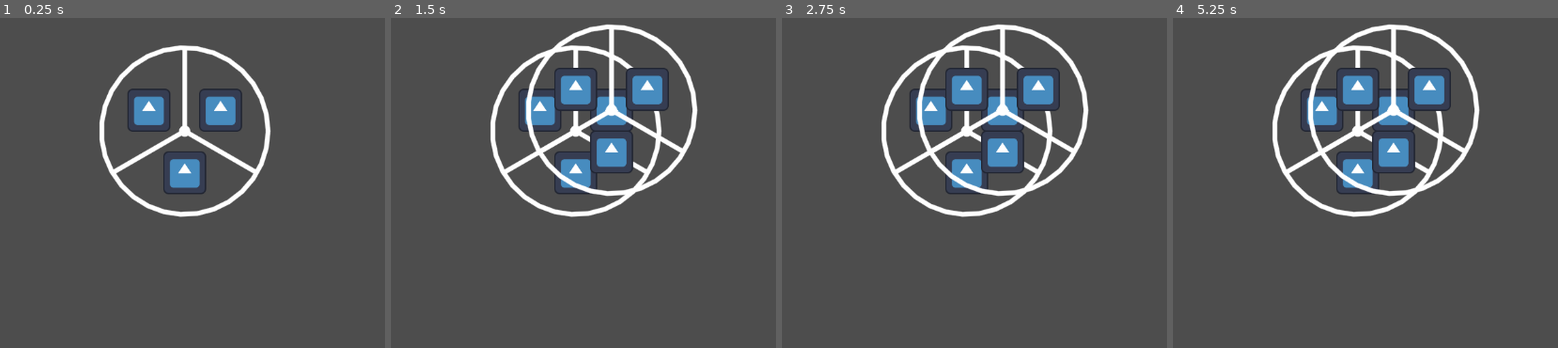
Above: before the commit, frames 1-4 (left to right).
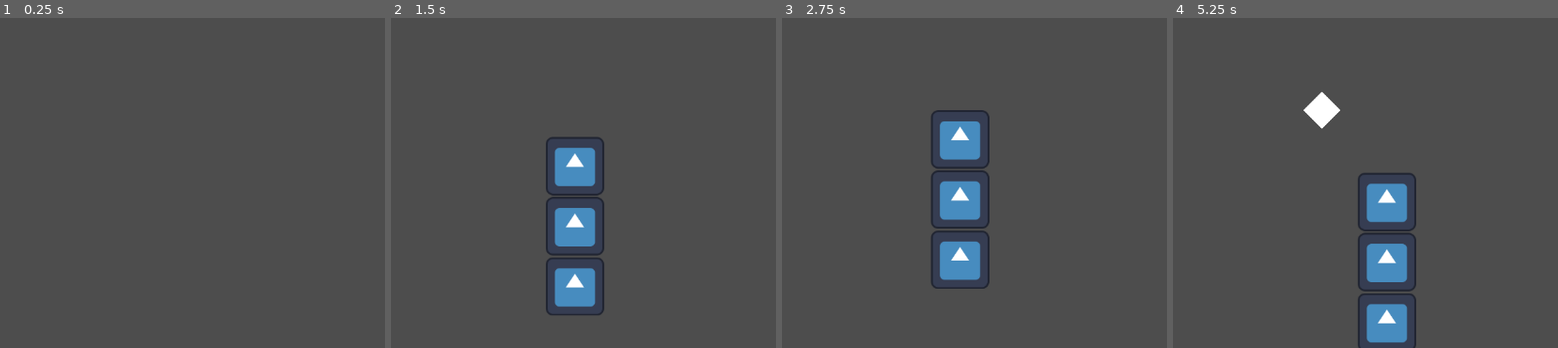
Above: after the commit, the same moments.

Repository: MiguelFMD/onlyaboutyellow
Game: Godot game, scene res://scenes/main.tscn
The game is run twice, just before and just after one commit, with the same random seed, the same clock (stepped at 60 frames per second) and the same inputs. The engine's default icon, where the game draws it, is replaced by a stand-in: a white triangle on a blue panel in a dark square.
Inputs (mouse positions are in pixels of both pictures, inside the frame that each line leads up to):
- Up to frame 1 (0.25 s): no input
- Up to frame 2 (1.5 s): click (610, 110) at 0.52 s; click (545, 136) at 1.27 s
- Up to frame 3 (2.75 s): click (932, 110) at 2.02 s
- Up to frame 4 (5.25 s): click (1357, 173) at 2.77 s; click (1392, 110) at 3.52 s; click (1323, 110) at 4.27 s; click (1357, 173) at 5.02 s

The runs differ from the first frame. In frame 1, 6.0% of the frame differs, in the area x 25-71%, y 8-61%; in frame 2, 14%; in frame 3, 14%; in frame 4, 14%, in the area x 25-80%, y 1-100%.

Commit message:
create nodes and popup menu

Diff:
--- a/project.godot
+++ b/project.godot
@@ -19,7 +19,6 @@
 
 EventManager="*res://scenes/managers/event_manager.tscn"
 GameManager="*res://scenes/managers/game_manager.tscn"
-InputManager="*res://scenes/managers/input_manager.tscn"
 
 [debug]
 
--- a/scenes/main.gd
+++ b/scenes/main.gd
@@ -1,11 +1,27 @@
 extends Node
 
-@onready var radial_menu = preload("res://scenes/ui/radial_menu.tscn")
+@onready var popup_menu = preload("res://scenes/ui/popup.tscn")
+@onready var button = $Control/MarginContainer/Button
+
+var popup_showing = false
+var popup
 
 func _ready():
-	EventManager.connect("ShowRadialMenu", Callable(self, "_on_show_radial_menu"))
+	button.connect("button_down", Callable(self, "_on_show_popup_menu"))
 
-func _on_show_radial_menu(position : Vector2):
-	var instant : Control = radial_menu.instantiate()
-	instant.position = position
-	add_child(instant)
+func _input(event):
+	if event.is_pressed() and event is InputEventMouseButton:
+		if popup_showing:
+			popup.queue_free()
+			popup_showing = false
+
+func _on_show_popup_menu():
+	if not popup_showing:
+		popup = popup_menu.instantiate()
+		popup.position = get_viewport().get_mouse_position()
+		add_child(popup)
+		EventManager.save_position(popup.position)
+		popup_showing = true
+	else:
+		popup.queue_free()
+		popup_showing = false
--- a/scenes/main.tscn
+++ b/scenes/main.tscn
@@ -1,19 +1,51 @@
-[gd_scene load_steps=3 format=3 uid="uid://b1ykw1unrkjrm"]
+[gd_scene load_steps=7 format=3 uid="uid://b1ykw1unrkjrm"]
 
 [ext_resource type="Script" path="res://scenes/main.gd" id="1_atqch"]
-[ext_resource type="PackedScene" uid="uid://bl13vue5xawwf" path="res://scenes/ui/radial_menu.tscn" id="2_eks0j"]
+
+[sub_resource type="StyleBoxEmpty" id="StyleBoxEmpty_sa7sw"]
+
+[sub_resource type="StyleBoxEmpty" id="StyleBoxEmpty_vc3qg"]
+
+[sub_resource type="StyleBoxEmpty" id="StyleBoxEmpty_gjo5j"]
+
+[sub_resource type="StyleBoxEmpty" id="StyleBoxEmpty_55kvw"]
+
+[sub_resource type="StyleBoxEmpty" id="StyleBoxEmpty_n1412"]
 
 [node name="Main" type="Node"]
 script = ExtResource("1_atqch")
 
 [node name="Control" type="Control" parent="."]
 layout_mode = 3
-anchors_preset = 0
+anchors_preset = 15
+anchor_right = 1.0
+anchor_bottom = 1.0
+grow_horizontal = 2
+grow_vertical = 2
+mouse_filter = 1
+
+[node name="MarginContainer" type="MarginContainer" parent="Control"]
+custom_minimum_size = Vector2(200, 200)
+layout_mode = 0
+offset_left = -1.0
 offset_right = 1151.0
-offset_bottom = 646.0
+offset_bottom = 648.0
+theme_override_constants/margin_left = 10
+theme_override_constants/margin_top = 10
+theme_override_constants/margin_right = 10
+theme_override_constants/margin_bottom = 10
 
-[node name="RadialMenu" parent="Control" instance=ExtResource("2_eks0j")]
-offset_left = 621.0
-offset_top = 315.0
-offset_right = 621.0
-offset_bottom = 315.0
+[node name="Button" type="Button" parent="Control/MarginContainer"]
+layout_mode = 2
+theme_override_styles/normal = SubResource("StyleBoxEmpty_sa7sw")
+theme_override_styles/hover = SubResource("StyleBoxEmpty_vc3qg")
+theme_override_styles/pressed = SubResource("StyleBoxEmpty_gjo5j")
+theme_override_styles/disabled = SubResource("StyleBoxEmpty_55kvw")
+theme_override_styles/focus = SubResource("StyleBoxEmpty_n1412")
+action_mode = 0
+icon_alignment = 1
+
+[node name="Camera2D" type="Camera2D" parent="."]
+position = Vector2(576, 324)
+
+[node name="Instances" type="Node" parent="."]
--- a/scenes/managers/event_manager.gd
+++ b/scenes/managers/event_manager.gd
@@ -1,16 +1,25 @@
 extends Node
 
-signal ShowRadialMenu
+var processor_node = preload("res://scenes/nodes/processor.tscn")
+var creator_node = preload("res://scenes/nodes/creator.tscn")
+var node_position : Vector2
 
-var is_radial_showing = false
+func save_position(new_position : Vector2):
+	node_position = new_position
 
-func create_node(position : Vector2, node_type):
-	show_radial_menu(position)
+func create_node(node_type):
+	if node_type <= 0 or node_type > 3:
+		return
 
-func show_radial_menu(position : Vector2):
-	if not is_radial_showing:
-		emit_signal("ShowRadialMenu", position)
-		is_radial_showing = true
+	var main = get_tree().root.get_node("Main")
+	if node_type == 2: #processor_node
+		var processor_node_instance = processor_node.instantiate()
+		main.get_node("Instances").add_child(processor_node_instance)
+		processor_node_instance.position = node_position
+	elif node_type == 1: #creator_node
+		var creator_node_instance = creator_node.instantiate()
+		main.get_node("Instances").add_child(creator_node_instance)
+		creator_node_instance.position = node_position
 
 
 func create_conenction(node1, node2):
--- a/scenes/managers/input_manager.gd
+++ /dev/null
@@ -1,6 +0,0 @@
-extends Node
-
-
-func _input(event):
-	if event.is_pressed() and event is InputEventMouseButton:
-		EventManager.create_node(event.position, 2)
--- a/scenes/ui/node_button.gd
+++ b/scenes/ui/node_button.gd
@@ -3,5 +3,4 @@
 @export var node_type = 1
 
 func _on_pressed():
-	print("El node type es: ")
-	print(node_type)
+	EventManager.create_node(node_type)
--- a/scenes/ui/node_button.tscn
+++ b/scenes/ui/node_button.tscn
@@ -17,8 +17,6 @@
 grow_vertical = 2
 action_mode = 0
 texture_normal = ExtResource("1_ipo0c")
-ignore_texture_size = true
-stretch_mode = 5
 script = ExtResource("1_ok1h7")
 
 [connection signal="pressed" from="." to="." method="_on_pressed"]
--- /dev/null
+++ b/scenes/ui/popup.tscn
@@ -0,0 +1,24 @@
+[gd_scene load_steps=2 format=3 uid="uid://bcdqkr6jlng6t"]
+
+[ext_resource type="PackedScene" uid="uid://bk1q6mm4knpf8" path="res://scenes/ui/node_button.tscn" id="1_3do6o"]
+
+[node name="PopUp" type="Control"]
+layout_mode = 3
+anchors_preset = 0
+scale = Vector2(0.7, 0.7)
+
+[node name="VBoxContainer" type="VBoxContainer" parent="."]
+layout_mode = 0
+offset_right = 40.0
+offset_bottom = 40.0
+
+[node name="NodeButton" parent="VBoxContainer" instance=ExtResource("1_3do6o")]
+layout_mode = 2
+
+[node name="NodeButton2" parent="VBoxContainer" instance=ExtResource("1_3do6o")]
+layout_mode = 2
+node_type = 2
+
+[node name="NodeButton3" parent="VBoxContainer" instance=ExtResource("1_3do6o")]
+layout_mode = 2
+node_type = 3
--- a/scenes/ui/radial_menu.tscn
+++ /dev/null
@@ -1,59 +0,0 @@
-[gd_scene load_steps=3 format=3 uid="uid://bl13vue5xawwf"]
-
-[ext_resource type="Script" path="res://addons/advanced_radial_menu/radial_menu_class.gd" id="1_ivtbk"]
-[ext_resource type="PackedScene" uid="uid://bk1q6mm4knpf8" path="res://scenes/ui/node_button.tscn" id="2_ou1j6"]
-
-[node name="RadialMenu" type="Control"]
-layout_mode = 3
-anchors_preset = 0
-script = ExtResource("1_ivtbk")
-children_size = 66
-hover_color = Color(0.0196078, 0.0196078, 0.0196078, 0.2)
-animated_pulse_enabled = true
-
-[node name="NodeButton" parent="." instance=ExtResource("2_ou1j6")]
-layout_mode = 0
-anchors_preset = 0
-anchor_left = 0.0
-anchor_top = 0.0
-anchor_right = 0.0
-anchor_bottom = 0.0
-offset_left = 22.4256
-offset_top = -65.0
-offset_right = 88.4256
-offset_bottom = 1.0
-grow_horizontal = 1
-grow_vertical = 1
-pivot_offset = Vector2(33, 33)
-
-[node name="NodeButton2" parent="." instance=ExtResource("2_ou1j6")]
-layout_mode = 0
-anchors_preset = 0
-anchor_left = 0.0
-anchor_top = 0.0
-anchor_right = 0.0
-anchor_bottom = 0.0
-offset_left = -88.4256
-offset_top = -65.0
-offset_right = -22.4256
-offset_bottom = 1.0
-grow_horizontal = 1
-grow_vertical = 1
-pivot_offset = Vector2(33, 33)
-node_type = 2
-
-[node name="NodeButton3" parent="." instance=ExtResource("2_ou1j6")]
-layout_mode = 0
-anchors_preset = 0
-anchor_left = 0.0
-anchor_top = 0.0
-anchor_right = 0.0
-anchor_bottom = 0.0
-offset_left = -33.0
-offset_top = 31.0
-offset_right = 33.0
-offset_bottom = 97.0
-grow_horizontal = 1
-grow_vertical = 1
-pivot_offset = Vector2(33, 33)
-node_type = 3
